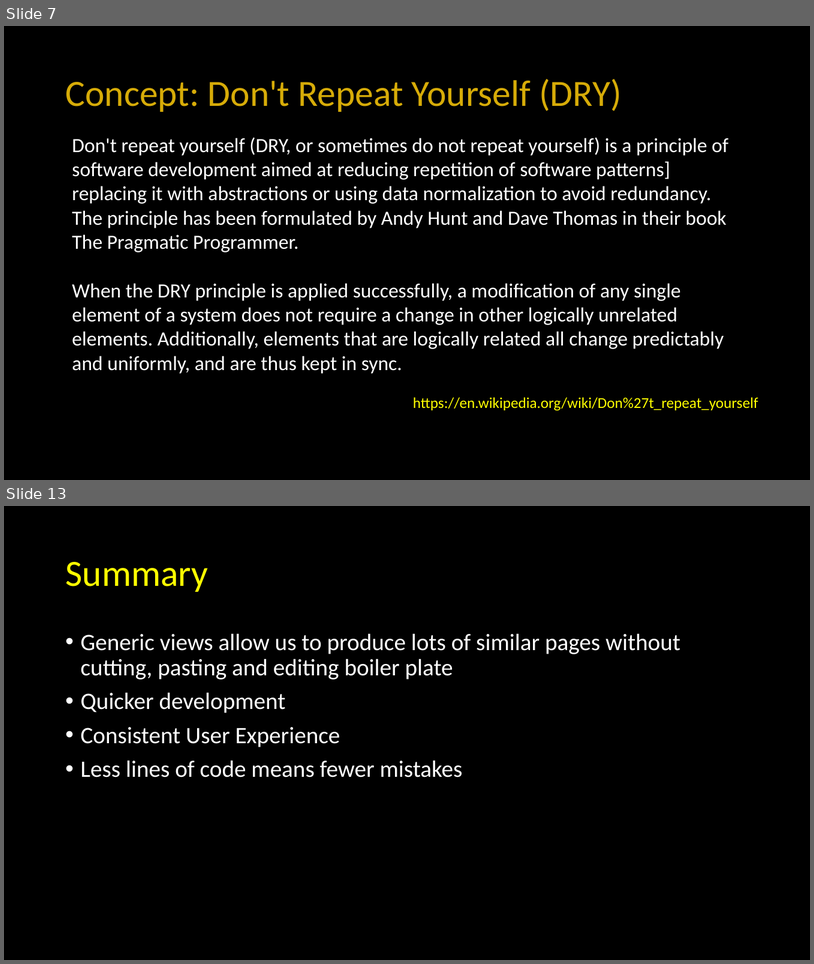
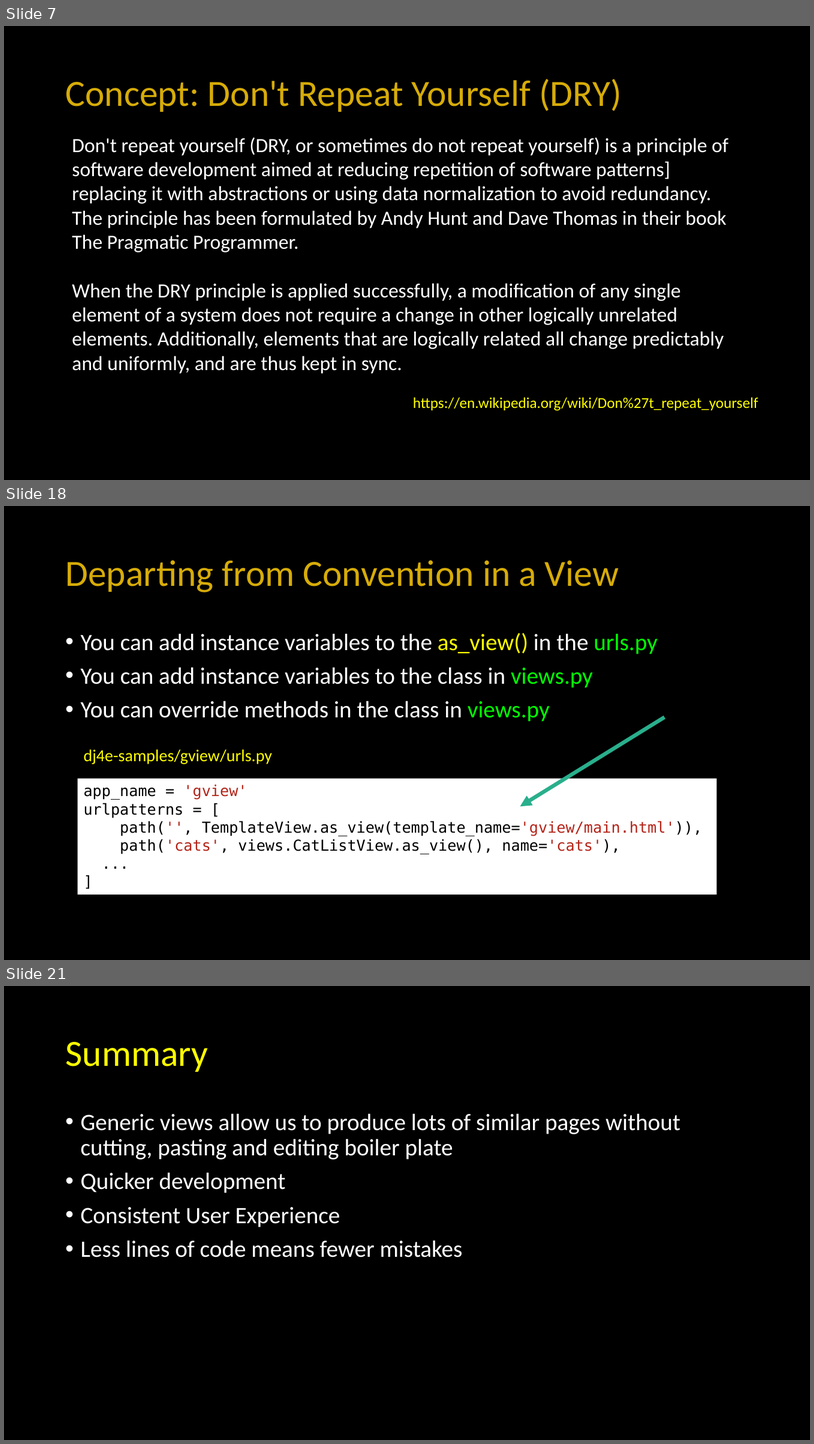
Before and after one commit to csev/dj4e, a slide deck: lectures/DJ-07-Views-Generic.pptx. Shown one above the other, each under a label of ours: slides 7 and 13 before the commit, slides 7, 18 and 21 after it; the slides between them are not shown. The pictures are 814x964 and 814x1444 pixels, drawn with LibreOffice and Linux fonts; fonts in the diff are those of the drawing. Boxes give left, top, right and bottom in pixels: in the first picture for what was removed or moved away, otherwise in the second. Text is boxed around its words. In the diff, an @@ line names an element or a change of style, - is before the commit and + after.

```diff
--- a/lectures/DJ-07-Views-Generic.pptx
+++ b/lectures/DJ-07-Views-Generic.pptx
@@ slide 18 added at box(4, 506, 810, 960), background #000000 @@
@@ title added at box(65, 560, 619, 592), 44 pt, text #D7AC08 @@
+Departing from Convention in a View
@@ text added at box(81, 633, 657, 721), 28 pt, text #FFFFFF @@
+• You can add instance variables to the as_view() in the urls.py
+• You can add instance variables to the class in views.py
+• You can override methods in the class in views.py
@@ arrow added from (665, 717) to (521, 806), #29AF8C 4.5 pt @@
@@ text added at box(84, 749, 273, 764), 20 pt, text #FFFF00 @@
+dj4e-samples/gview/urls.py
@@ rectangle added at box(78, 778, 717, 894), fill #FFFFFF, 18 pt, text #000000 @@
+app_name = 'gview'
+urlpatterns = [
+path('', TemplateView.as_view(template_name='gview/main.html')),
+path('cats', views.CatListView.as_view(), name='cats'),
+...
+]
@@ what was slide 13 is now slide 21 @@
```
Also in this commit, not shown: 5 slides changed, 7 other slides added, 2 slides removed, 2 other files.
